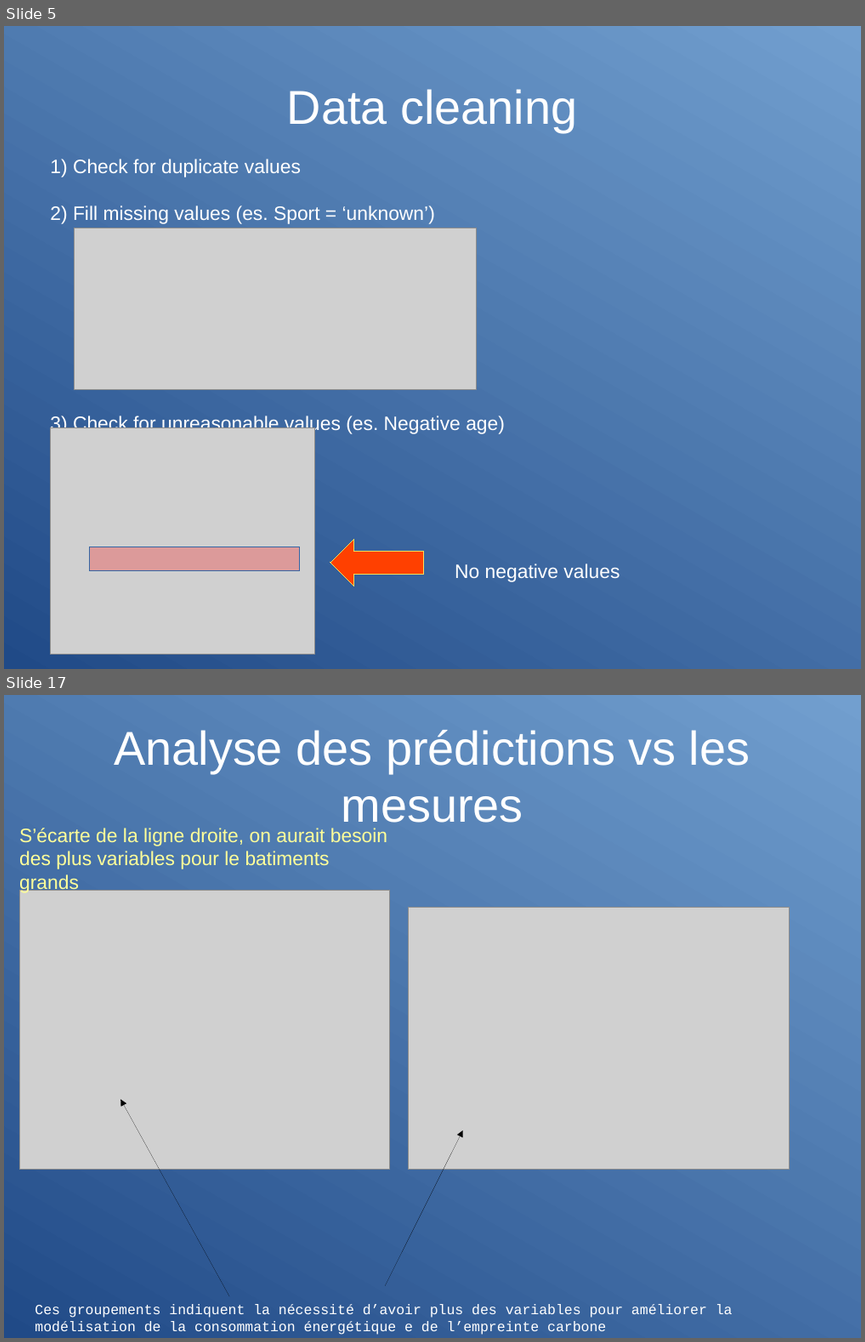
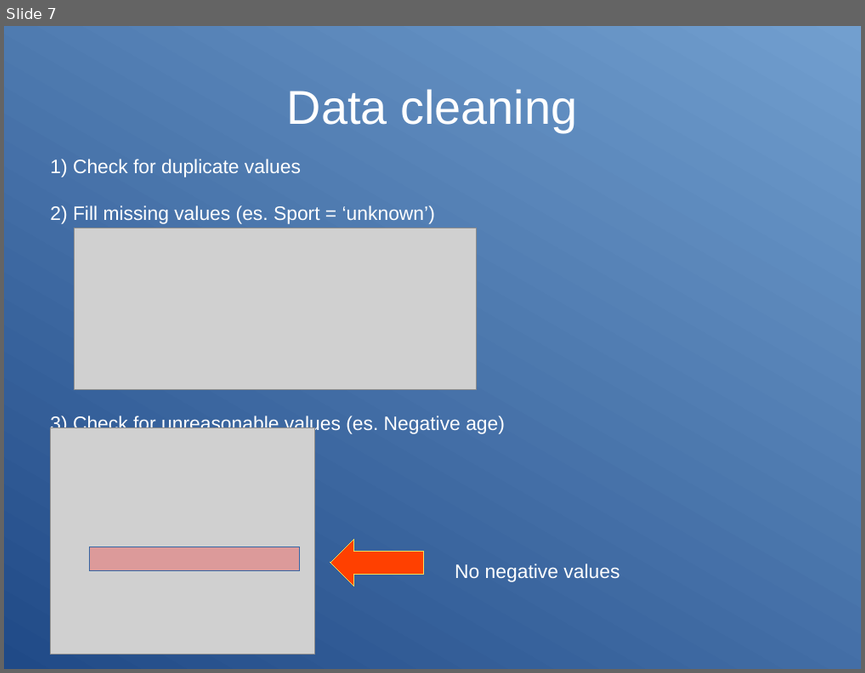
Before and after one commit to opsabarsec/mailings_response_prediction, a slide deck: documents/presentation.odp. Shown one above the other, each under a label of ours: slides 5 and 17 before the commit, slide 7 after it; the slides between them are not shown. The pictures are 865x1342 and 865x673 pixels, drawn with LibreOffice and Linux fonts; fonts in the diff are those of the drawing; grey boxes stand for pictures. Boxes give left, top, right and bottom in pixels: in the first picture for what was removed or moved away, otherwise in the second. Text is boxed around its words. In the diff, an @@ line names an element or a change of style, - is before the commit and + after.

```diff
--- a/documents/presentation.odp
+++ b/documents/presentation.odp
@@ slide 17 removed at (4, 695, 861, 1338), background gradient #204A87 to #729FCF @@
@@ title removed at (114, 730, 749, 830) @@
-Analyse des prédictions vs les mesures
@@ text removed at (19, 828, 387, 894) @@
-S’écarte de la ligne droite, on aurait besoin des plus variables pour le batiments grands
@@ picture removed at (19, 891, 390, 1169) @@
@@ picture removed at (409, 907, 790, 1168) @@
@@ arrow removed from (229, 1296) to (120, 1100) @@
@@ arrow removed from (385, 1286) to (463, 1130) @@
@@ text removed at (35, 1304, 732, 1334) @@
-Ces groupements indiquent la nécessité d’avoir plus des variables pour améliorer la modélisation de la consommation énergétique e de l’empreinte carbone
@@ what was slide 5 is now slide 7 @@
```
Also in this commit, not shown: 5 slides changed, 16 slides added, 11 other slides removed, 9 other files.
